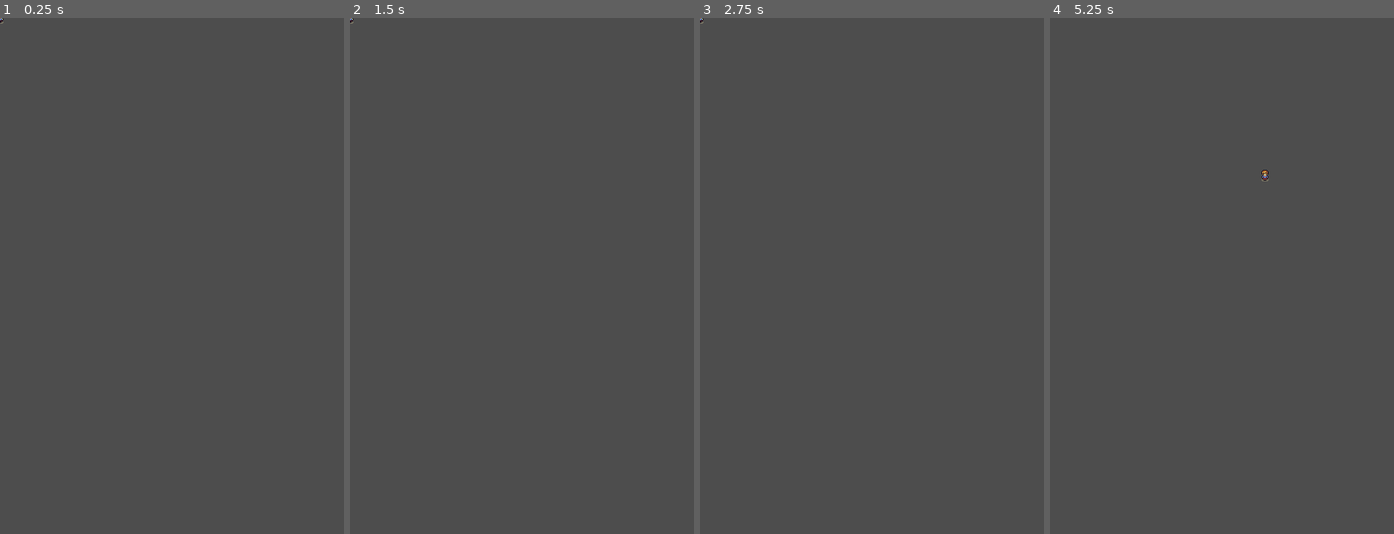
Above: before the commit, frames 1-4 (left to right).
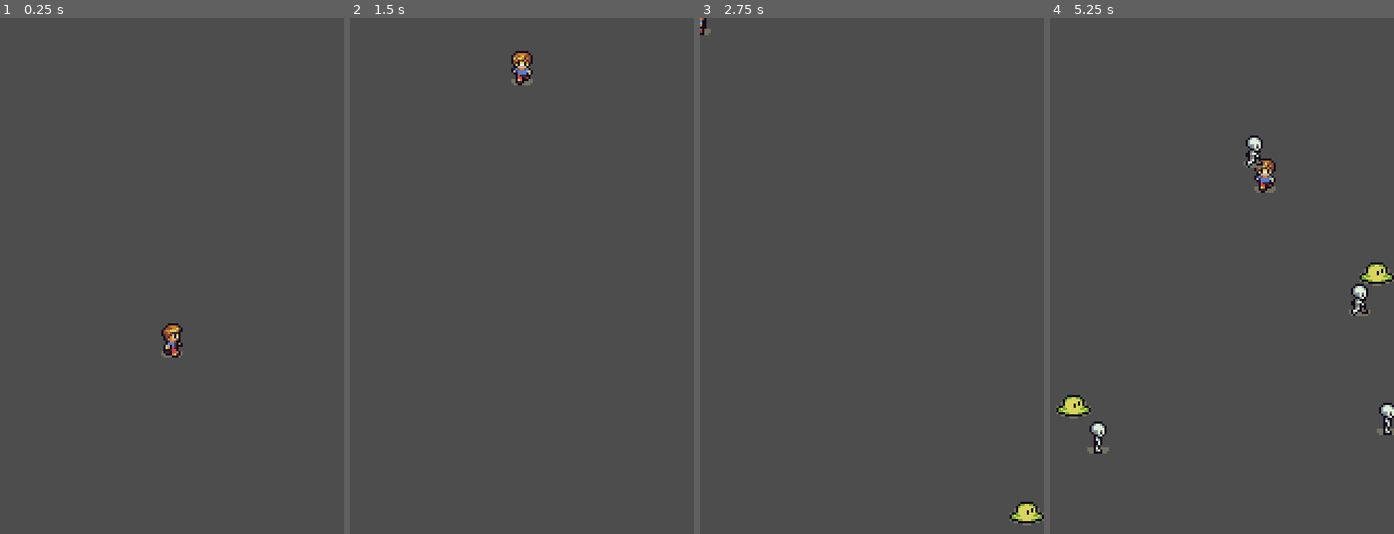
Above: after the commit, the same moments.

Repository: ThomNardou/firstGame-Godot
Game: Godot game, scene res://scenes/main.tscn
The game is run twice, just before and just after one commit, with the same random seed, the same clock (stepped at 60 frames per second) and the same inputs. Before the commit the project starts from res://scenes/player.tscn.
Inputs:
- Up to frame 1 (0.25 s): no input
- Up to frame 2 (1.5 s): tap Enter at 0.5 s; hold Up (up) from 0.53 s (still down)
- Up to frame 3 (2.75 s): tap Space at 2 s; release Up (up) at 2.03 s; hold Left (move_left) from 2.03 s (still down)
- Up to frame 4 (5.25 s): release Left (move_left) at 3.53 s; hold Down (down) 3.53-4.28 s; hold Right (move_right) 4.28-5.03 s; hold Up (up) from 5.03 s (still down)

The runs differ from the first frame. In frame 1, 0.4% of the frame differs, in the area x 0-54%, y 0-66%; in frame 2, 0.4%; in frame 3, 0.4%; in frame 4, 2.0%, in the area x 1-100%, y 22-85%.

Commit message:
add ennemy

Diff:
--- /dev/null
+++ b/Mob.gd
@@ -0,0 +1,10 @@
+extends RigidBody2D
+
+
+# Called when the node enters the scene tree for the first time.
+func _ready():
+	var mob_type = $AnimatedSprite2D.sprite_frames.get_animation_names()
+	$AnimatedSprite2D.play(mob_type[randi() % mob_type.size()])
+
+func _on_visible_on_screen_notifier_2d_screen_exited():
+	queue_free()
--- /dev/null
+++ b/main.gd
@@ -0,0 +1,48 @@
+extends Node
+
+@export var mob_secene: PackedScene
+
+var score
+
+# Called when the node enters the scene tree for the first time.
+func _ready():
+	restart()
+
+
+# Called every frame. 'delta' is the elapsed time since the previous frame.
+func _process(delta):
+	pass
+
+
+func game_over():
+	$scoreTimer.stop()
+	$mobTimer.stop()
+
+func restart():
+	score = 0
+	$Player.start($StartPosition.position)
+	$startTimer.start()
+
+
+func _on_start_timer_timeout():
+	$mobTimer.start()
+	$scoreTimer.start()
+
+
+func _on_score_timer_timeout():
+	score += 1
+
+
+func _on_mob_timer_timeout():
+	var mob = mob_secene.instantiate()
+	var mab_spawn_location = get_node("MobPath/MobSpawnLocation")
+	mab_spawn_location.progress_ratio = randf()
+
+	var direction = mab_spawn_location.rotation + PI / 2;
+
+	mob.position = mab_spawn_location.position;
+
+	var velocity = Vector2(randf_range(150.0, 250), 0.0)
+	mob.linear_velocity = velocity.rotated(direction)
+
+	add_child(mob)
--- a/player.gd
+++ b/player.gd
@@ -1,10 +1,12 @@
 extends Area2D
+signal  hit
 
 @export var speed = 400
 var screen_size
 
 func _ready():
 	screen_size = get_viewport_rect().size
+	hide()
 
 func _process(delta):
 	var  velocity = Vector2.ZERO
@@ -26,3 +28,20 @@
 
 	position += velocity * delta
 	position = position.clamp(Vector2.ZERO, screen_size)
+
+	if velocity.x != 0:
+		$AnimatedSprite2D.animation = "walk"
+		$AnimatedSprite2D.flip_h = velocity.x < 0
+	elif velocity.y != 0:
+		$AnimatedSprite2D.animation = "up"
+
+
+func _on_body_entered(body):
+	hide()
+	hit.emit()
+	$CollisionShape2D.set_deferred("disabled", true)
+
+func start(pos):
+	position = pos
+	show()
+	$CollisionShape2D.disabled = false
--- a/project.godot
+++ b/project.godot
@@ -11,7 +11,7 @@
 [application]
 
 config/name="firstGame"
-run/main_scene="res://scenes/player.tscn"
+run/main_scene="res://scenes/main.tscn"
 config/features=PackedStringArray("4.1", "Forward Plus")
 config/icon="res://icon.svg"
 
--- /dev/null
+++ b/scenes/main.tscn
@@ -0,0 +1,39 @@
+[gd_scene load_steps=5 format=3 uid="uid://cxyh7hngk84wr"]
+
+[ext_resource type="Script" path="res://main.gd" id="1_60dnq"]
+[ext_resource type="PackedScene" uid="uid://cml7tlx5x5vx1" path="res://scenes/player.tscn" id="1_acrec"]
+[ext_resource type="PackedScene" uid="uid://dahl7mni0hcwx" path="res://scenes/mob.tscn" id="2_g6ily"]
+
+[sub_resource type="Curve2D" id="Curve2D_ora1c"]
+_data = {
+"points": PackedVector2Array(0, 0, 0, 0, 0, 0, 0, 0, 0, 0, 480, 0, 0, 0, 0, 0, 480, 720, 0, 0, 0, 0, 0, 720, 0, 0, 0, 0, 0, 0)
+}
+point_count = 5
+
+[node name="main" type="Node"]
+script = ExtResource("1_60dnq")
+mob_secene = ExtResource("2_g6ily")
+
+[node name="Player" parent="." instance=ExtResource("1_acrec")]
+
+[node name="mobTimer" type="Timer" parent="."]
+wait_time = 0.5
+
+[node name="scoreTimer" type="Timer" parent="."]
+
+[node name="startTimer" type="Timer" parent="."]
+wait_time = 2.0
+one_shot = true
+
+[node name="StartPosition" type="Marker2D" parent="."]
+position = Vector2(240, 450)
+
+[node name="MobPath" type="Path2D" parent="."]
+curve = SubResource("Curve2D_ora1c")
+
+[node name="MobSpawnLocation" type="PathFollow2D" parent="MobPath"]
+
+[connection signal="hit" from="Player" to="." method="game_over"]
+[connection signal="timeout" from="mobTimer" to="." method="_on_mob_timer_timeout"]
+[connection signal="timeout" from="scoreTimer" to="." method="_on_score_timer_timeout"]
+[connection signal="timeout" from="startTimer" to="." method="_on_start_timer_timeout"]
--- /dev/null
+++ b/scenes/mob.tscn
@@ -0,0 +1,81 @@
+[gd_scene load_steps=10 format=3 uid="uid://dahl7mni0hcwx"]
+
+[ext_resource type="Script" path="res://Mob.gd" id="1_8t5do"]
+[ext_resource type="Texture2D" uid="uid://bi3bw7f5821ks" path="res://Asset/art/enemyFlyingAlt_1.png" id="2_fbn4e"]
+[ext_resource type="Texture2D" uid="uid://b5kcrayujqgbh" path="res://Asset/art/enemyFlyingAlt_2.png" id="3_ahsqg"]
+[ext_resource type="Texture2D" uid="uid://c688o0aimifvt" path="res://Asset/art/enemyWalking_1.png" id="4_078c6"]
+[ext_resource type="Texture2D" uid="uid://cc7c4upkooajm" path="res://Asset/art/enemyWalking_2.png" id="5_rugy4"]
+[ext_resource type="Texture2D" uid="uid://c4b14es54v3fx" path="res://Asset/art/enemySwimming_1.png" id="6_vygt5"]
+[ext_resource type="Texture2D" uid="uid://dpgb81j36xogl" path="res://Asset/art/enemySwimming_2.png" id="7_mexy2"]
+
+[sub_resource type="SpriteFrames" id="SpriteFrames_ey5r8"]
+animations = [{
+"frames": [{
+"duration": 1.0,
+"texture": ExtResource("2_fbn4e")
+}, {
+"duration": 1.0,
+"texture": ExtResource("3_ahsqg")
+}, {
+"duration": 1.0,
+"texture": ExtResource("2_fbn4e")
+}],
+"loop": true,
+"name": &"ghost",
+"speed": 5.0
+}, {
+"frames": [{
+"duration": 1.0,
+"texture": ExtResource("4_078c6")
+}, {
+"duration": 1.0,
+"texture": ExtResource("5_rugy4")
+}, {
+"duration": 1.0,
+"texture": ExtResource("4_078c6")
+}],
+"loop": true,
+"name": &"skeletton",
+"speed": 5.0
+}, {
+"frames": [{
+"duration": 1.0,
+"texture": ExtResource("6_vygt5")
+}, {
+"duration": 1.0,
+"texture": ExtResource("7_mexy2")
+}, {
+"duration": 1.0,
+"texture": ExtResource("6_vygt5")
+}],
+"loop": true,
+"name": &"slime",
+"speed": 5.0
+}]
+
+[sub_resource type="CapsuleShape2D" id="CapsuleShape2D_rleag"]
+radius = 5.0
+height = 15.3333
+
+[node name="Mob" type="RigidBody2D"]
+scale = Vector2(3, 3)
+collision_mask = 0
+gravity_scale = 0.0
+script = ExtResource("1_8t5do")
+metadata/_edit_group_ = true
+
+[node name="AnimatedSprite2D" type="AnimatedSprite2D" parent="."]
+texture_filter = 1
+scale = Vector2(3, 3)
+sprite_frames = SubResource("SpriteFrames_ey5r8")
+animation = &"skeletton"
+frame = 1
+frame_progress = 0.708986
+
+[node name="CollisionShape2D" type="CollisionShape2D" parent="."]
+scale = Vector2(3, 3)
+shape = SubResource("CapsuleShape2D_rleag")
+
+[node name="VisibleOnScreenNotifier2D" type="VisibleOnScreenNotifier2D" parent="."]
+
+[connection signal="screen_exited" from="VisibleOnScreenNotifier2D" to="." method="_on_visible_on_screen_notifier_2d_screen_exited"]
--- a/scenes/player.tscn
+++ b/scenes/player.tscn
@@ -36,13 +36,17 @@
 height = 16.0
 
 [node name="Player" type="Area2D"]
+position = Vector2(55, 106)
+scale = Vector2(3, 3)
 script = ExtResource("1_vqj6h")
 metadata/_edit_group_ = true
 
 [node name="AnimatedSprite2D" type="AnimatedSprite2D" parent="."]
 texture_filter = 1
 sprite_frames = SubResource("SpriteFrames_rxivg")
-animation = &"up"
+animation = &"walk"
 
 [node name="CollisionShape2D" type="CollisionShape2D" parent="."]
 shape = SubResource("CapsuleShape2D_o7s1d")
+
+[connection signal="body_entered" from="." to="." method="_on_body_entered"]
Not shown, added: Asset/background/beautifull-cherry-blossom-background-free-vector.jpg.import
